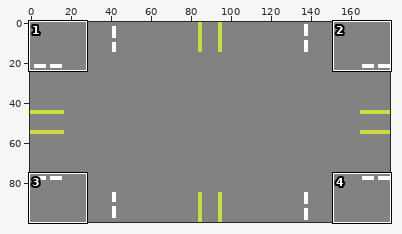
Edited in one commit: sprite sheet (Multy_Isaac/Assets/Resources/Sources/Images/aspalt/Start.png). The first picture is a wide view before the edit; the outline marks the close-up.
Close-up. Before the edit:
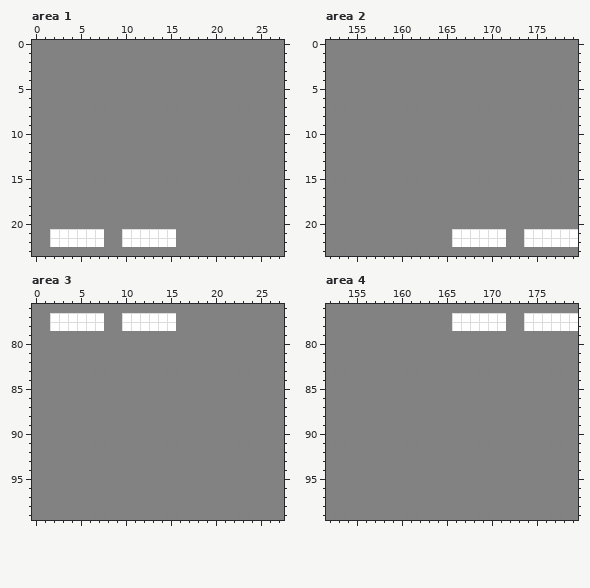
The file is 180x100 pixels. Shown: area 1: x 0..27, y 0..23; area 2: x 152..179, y 0..23; area 3: x 0..27, y 76..99; area 4: x 152..179, y 76..99.
Once edited:
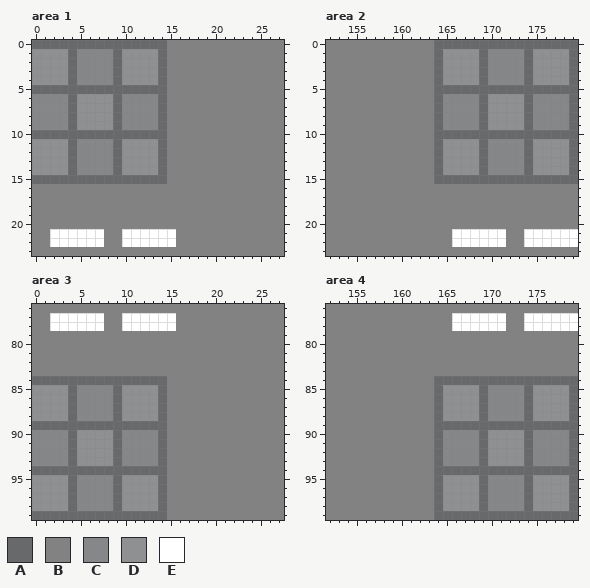
Palette (. is transparent): A #68696b  B #828282  C #868789  D #8f9092  E #ffffff
Edits made:
Changed rows in their new state; - is an unchanged pixel.
Area 1:
first column x 0:
 0 AAAAAAAAAAAAAAA
 1 DDDDACCCCADDDDA
 2 DDDDACCCCADDDDA
 3 DDDDACCCCADDDDA
 4 DDDDACCCCADDDDA
 5 AAAAAAAAAAAAAAA
 6 CCCCADDDDACCCCA
 7 CCCCADDDDACCCCA
 8 CCCCADDDDACCCCA
 9 CCCCADDDDACCCCA
10 AAAAAAAAAAAAAAA
11 DDDDACCCCADDDDA
12 DDDDACCCCADDDDA
13 DDDDACCCCADDDDA
14 DDDDACCCCADDDDA
15 AAAAAAAAAAAAAAA
Area 2:
first column x 164:
 0 AAAAAAAAAAAAAAAA
 1 ADDDDACCCCADDDDA
 2 ADDDDACCCCADDDDA
 3 ADDDDACCCCADDDDA
 4 ADDDDACCCCADDDDA
 5 AAAAAAAAAAAAAAAA
 6 ACCCCADDDDACCCCA
 7 ACCCCADDDDACCCCA
 8 ACCCCADDDDACCCCA
 9 ACCCCADDDDACCCCA
10 AAAAAAAAAAAAAAAA
11 ADDDDACCCCADDDDA
12 ADDDDACCCCADDDDA
13 ADDDDACCCCADDDDA
14 ADDDDACCCCADDDDA
15 AAAAAAAAAAAAAAAA
Area 3:
first column x 0:
 84 AAAAAAAAAAAAAAA
 85 DDDDACCCCADDDDA
 86 DDDDACCCCADDDDA
 87 DDDDACCCCADDDDA
 88 DDDDACCCCADDDDA
 89 AAAAAAAAAAAAAAA
 90 CCCCADDDDACCCCA
 91 CCCCADDDDACCCCA
 92 CCCCADDDDACCCCA
 93 CCCCADDDDACCCCA
 94 AAAAAAAAAAAAAAA
 95 DDDDACCCCADDDDA
 96 DDDDACCCCADDDDA
 97 DDDDACCCCADDDDA
 98 DDDDACCCCADDDDA
 99 AAAAAAAAAAAAAAA
Area 4:
first column x 164:
 84 AAAAAAAAAAAAAAAA
 85 ADDDDACCCCADDDDA
 86 ADDDDACCCCADDDDA
 87 ADDDDACCCCADDDDA
 88 ADDDDACCCCADDDDA
 89 AAAAAAAAAAAAAAAA
 90 ACCCCADDDDACCCCA
 91 ACCCCADDDDACCCCA
 92 ACCCCADDDDACCCCA
 93 ACCCCADDDDACCCCA
 94 AAAAAAAAAAAAAAAA
 95 ADDDDACCCCADDDDA
 96 ADDDDACCCCADDDDA
 97 ADDDDACCCCADDDDA
 98 ADDDDACCCCADDDDA
 99 AAAAAAAAAAAAAAAA
Changed places in both close-ups, as pixel boxes (x1, y1, x2, y2):
changed: (32, 40, 167, 184)
changed: (434, 40, 578, 184)
changed: (32, 376, 167, 520)
changed: (434, 376, 578, 520)
